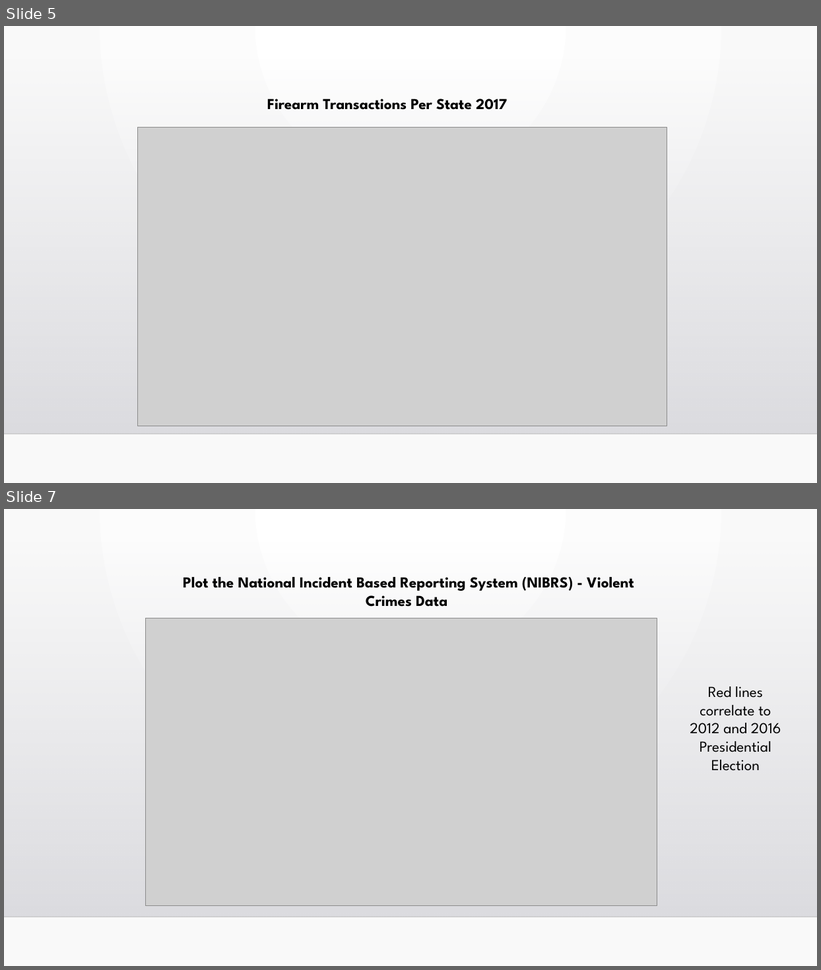
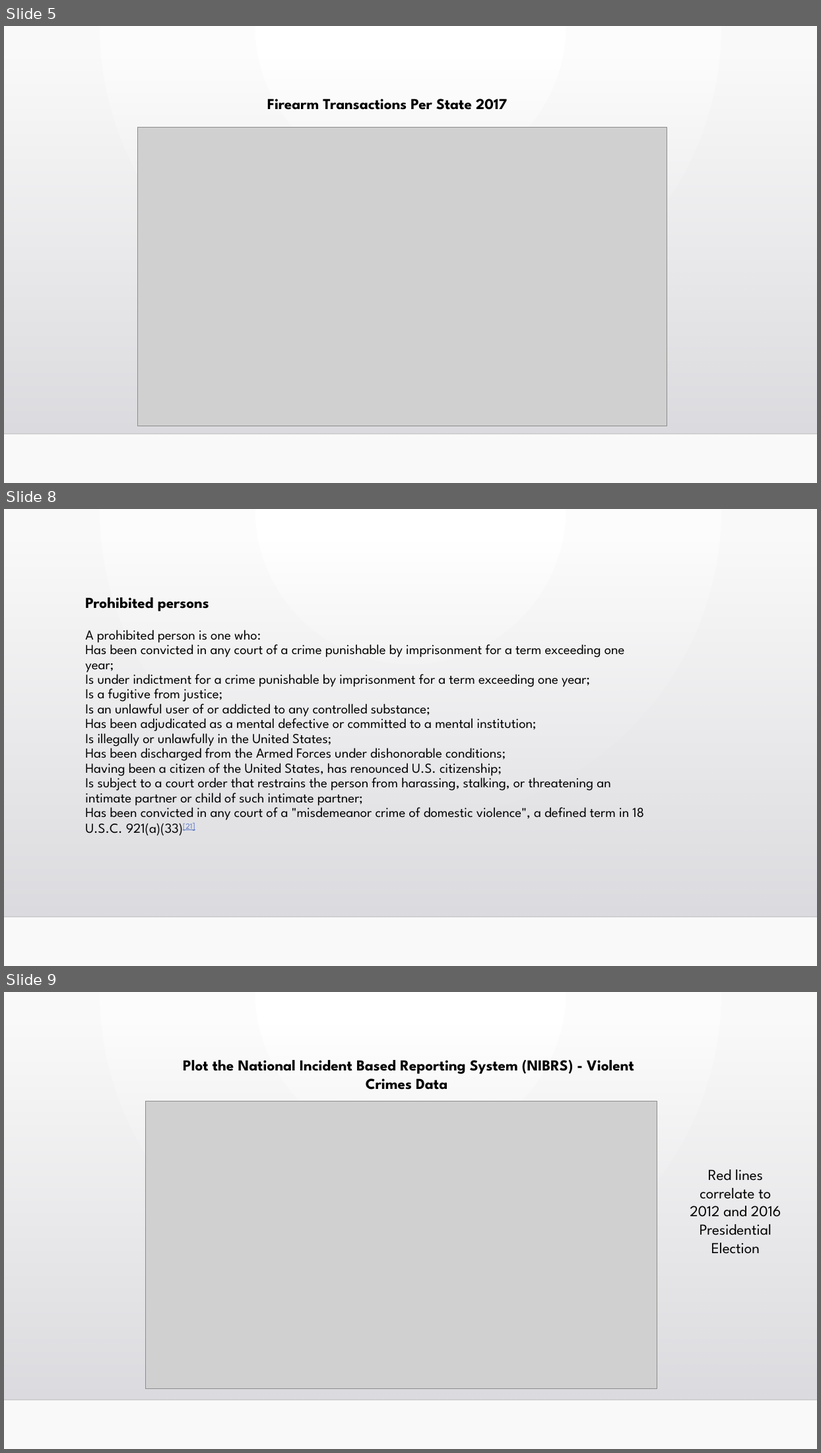
Before and after one commit to vabigdatamover/dream-team, a slide deck: Firearm Registration correlated to state_0725.pptx. Shown one above the other, each under a label of ours: slides 5 and 7 before the commit, slides 5, 8 and 9 after it; the slides between them are not shown. The pictures are 821x970 and 821x1453 pixels, drawn with LibreOffice and Linux fonts; fonts in the diff are those of the drawing; grey boxes stand for pictures; background and template pictures are left out. Boxes give left, top, right and bottom in pixels: in the first picture for what was removed or moved away, otherwise in the second. Text is boxed around its words. In the diff, an @@ line names an element or a change of style, - is before the commit and + after.

```diff
--- a/Firearm Registration correlated to state_0725.pptx
+++ b/Firearm Registration correlated to state_0725.pptx
@@ slide 8 added at (4,509,817,966), background gradient #FFFFFF to #FAFAFA; not listed: 2 template elements that a slide beside it also shows @@
@@ title added at (85,630,644,836), 16.2 pt, text #000000 @@
+Prohibited persons
+A prohibited person is one who:
+Has been convicted in any court of a crime punishable by imprisonment for a term exceeding one year;
+Is under indictment for a crime punishable by imprisonment for a term exceeding one year;
+Is a fugitive from justice;
+Is an unlawful user of or addicted to any controlled substance;
+Has been adjudicated as a mental defective or committed to a mental institution;
+Is illegally or unlawfully in the United States;
+Has been discharged from the Armed Forces under dishonorable conditions;
+Having been a citizen of the United States, has renounced U.S. citizenship;
+Is subject to a court order that restrains the person from harassing, stalking, or threatening an intimate partner or child of such intimate partner;
+Has been convicted in any court of a "misdemeanor crime of domestic violence", a defined term in 18 U.S.C. 921(a)(33)[21]
@@ what was slide 7 is now slide 9 @@
```
Also in this commit, not shown: 2 slides changed, 3 other slides added, 1 slide removed, 1 other file.
